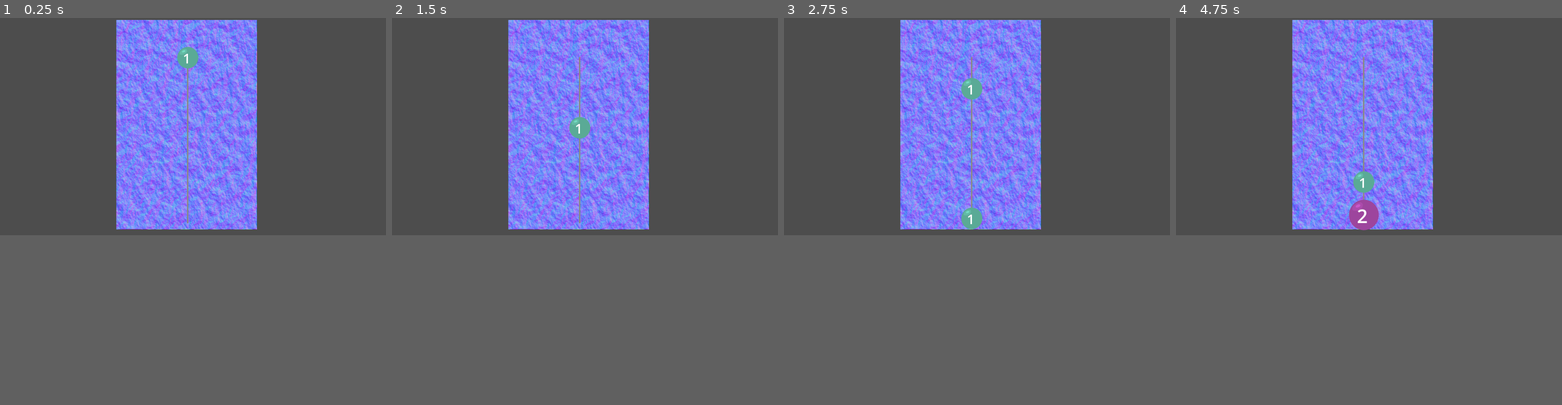
Above: before the commit, frames 1-4 (left to right).
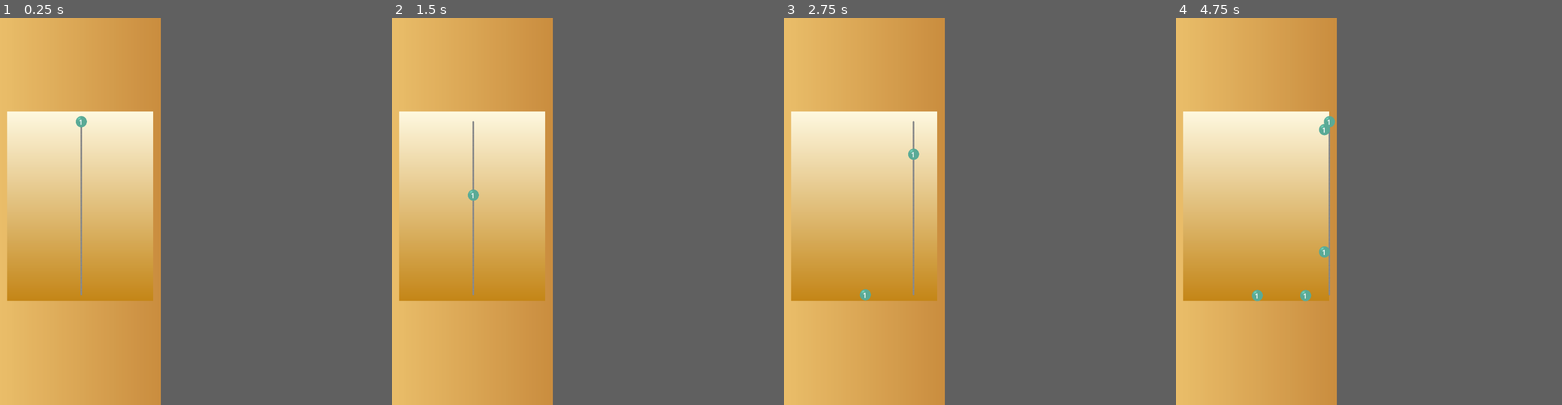
Above: after the commit, the same moments.

Repository: fteppe/ball-2048
Game: Godot game, scene res://MainMap.tscn
The game is run twice, just before and just after one commit, with the same random seed, the same clock (stepped at 60 frames per second) and the same inputs.
Inputs (mouse positions are in pixels of both pictures, inside the frame that each line leads up to):
- Up to frame 1 (0.25 s): no input
- Up to frame 2 (1.5 s): tap Enter at 0.5 s; move the mouse to (669, 114) at 0.52 s; click (669, 114) at 0.67 s; move the mouse to (507, 137) at 1.27 s; click (507, 137) at 1.42 s
- Up to frame 3 (2.75 s): move the mouse to (1015, 79) at 2.02 s; click (1015, 79) at 2.17 s
- Up to frame 4 (4.75 s): move the mouse to (1349, 168) at 2.77 s; click (1349, 168) at 2.92 s; move the mouse to (1484, 157) at 3.52 s; click (1484, 157) at 3.67 s; move the mouse to (1253, 95) at 4.27 s; click (1253, 95) at 4.42 s
In our replay, the window is 799x449 before the commit and 333x800 after it. These sizes can differ from the game's own. Grey fills any space a smaller window leaves; there, only what the larger window draws over its background counts as a difference.

The runs differ from the first frame. In frame 1, 48% of the frame differs, in the area x 0-67%, y 0-100%; in frame 2, 48%; in frame 3, 48%; in frame 4, 48%.

Commit message:
More improvements to ball spawning and visuals

Diff:
--- a/MainMap.tscn
+++ b/MainMap.tscn
@@ -4,19 +4,34 @@
 [ext_resource type="PhysicsMaterial" uid="uid://cw1s4rm6ufa6y" path="res://ground_phy_material.tres" id="2_x4u1r"]
 [ext_resource type="PackedScene" uid="uid://cxmrdjcdiqobc" path="res://BallSpawner.tscn" id="3_cccdv"]
 
+[sub_resource type="Gradient" id="Gradient_x4u1r"]
+colors = PackedColorArray(0.6971134, 0.41006282, 0.12067657, 1, 0.9932057, 0.8604826, 0.5155607, 1)
+
+[sub_resource type="GradientTexture2D" id="GradientTexture2D_h7suj"]
+gradient = SubResource("Gradient_x4u1r")
+
+[sub_resource type="Gradient" id="Gradient_cccdv"]
+colors = PackedColorArray(0.76862746, 0.5254902, 0.09411765, 1, 0.9957836, 0.9714928, 0.8725431, 1)
+
+[sub_resource type="GradientTexture2D" id="GradientTexture2D_x4u1r"]
+gradient = SubResource("Gradient_cccdv")
+
 [sub_resource type="WorldBoundaryShape2D" id="WorldBoundaryShape2D_x0drn"]
-
-[sub_resource type="FastNoiseLite" id="FastNoiseLite_cccdv"]
-frequency = 0.02
-fractal_gain = 0.53
-
-[sub_resource type="NoiseTexture2D" id="NoiseTexture2D_knh7k"]
-generate_mipmaps = false
-noise = SubResource("FastNoiseLite_cccdv")
-as_normal_map = true
 
 [node name="Mainmap" type="Node2D" unique_id=151565199]
 script = ExtResource("1_ifu8d")
+
+[node name="Background2" type="Sprite2D" parent="." unique_id=1539363545 groups=["balls"]]
+position = Vector2(307.0001, 267.9999)
+rotation = 3.1415925
+scale = Vector2(21.515491, 27.692846)
+texture = SubResource("GradientTexture2D_h7suj")
+
+[node name="Background" type="Sprite2D" parent="Background2" unique_id=1255627473]
+position = Vector2(1.8126516, -1.3721981)
+rotation = 1.5707964
+scale = Vector2(0.38277036, 0.38172495)
+texture = SubResource("GradientTexture2D_x4u1r")
 
 [node name="Left" type="StaticBody2D" parent="." unique_id=437479823]
 position = Vector2(0, 285)
@@ -42,14 +57,15 @@
 [node name="CollisionShape2D" type="CollisionShape2D" parent="Right" unique_id=131518884]
 shape = SubResource("WorldBoundaryShape2D_x0drn")
 
-[node name="Background" type="Sprite2D" parent="." unique_id=1255627473]
-position = Vector2(268.00003, 255)
-scale = Vector2(1.0311354, 1.5357156)
-texture = SubResource("NoiseTexture2D_knh7k")
-
 [node name="Camera2D" type="Camera2D" parent="." unique_id=1568816171]
-position = Vector2(292, 262)
-zoom = Vector2(0.795, 0.795)
+position = Vector2(269, 325)
+zoom = Vector2(0.865, 0.865)
 
 [node name="BallSpawner" parent="." unique_id=1389751439 instance=ExtResource("3_cccdv")]
 position = Vector2(272, 3)
+
+[node name="RightSpawner" type="Node2D" parent="." unique_id=2055569934]
+position = Vector2(531, 0)
+
+[node name="LeftSpawner" type="Node2D" parent="." unique_id=1135056190]
+position = Vector2(7, 0)
--- a/ball.gd
+++ b/ball.gd
@@ -7,10 +7,13 @@
 var size : int
 var initial_rotation : float
 
+func get_radius():
+	return ($CollisionShape2D.shape as CircleShape2D).radius
+
 func update_size_from_rank():
 	size = pow(2, rank - 1)
 	$Visuals/Label.text = str(size)
-	var radius_from_rank = pow(sqrt(2), rank - 1) * 4
+	var radius_from_rank = sqrt(rank) * 2
 	($CollisionShape2D.shape as CircleShape2D).radius = radius_from_rank * 10
 	$Visuals.scale = Vector2(radius_from_rank, radius_from_rank)
 	$Visuals/Sprite2D.modulate = rank_colors[clamp(rank - 1, 0 , rank_colors.size())]
--- a/ball_spawner.gd
+++ b/ball_spawner.gd
@@ -4,6 +4,7 @@
 var ball_scene = load("res://Ball.tscn")
 var is_held : bool = false
 var last_dropped_ball : Ball
+var held_ball : Ball
 # Called when the node enters the scene tree for the first time.
 func _ready():
 	generate_ball()
@@ -16,9 +17,10 @@
 func generate_ball():
 	if last_dropped_ball:
 		last_dropped_ball.body_entered.disconnect(ball_collided)
-	last_dropped_ball = ball_scene.instantiate()
-	self.add_child(last_dropped_ball)
-	last_dropped_ball.process_mode = Node.PROCESS_MODE_DISABLED
+	last_dropped_ball = null
+	held_ball = ball_scene.instantiate()
+	self.add_child(held_ball)
+	held_ball.process_mode = Node.PROCESS_MODE_DISABLED
 
 func ball_collided(body):
 	generate_ball()
@@ -27,13 +29,20 @@
 	if event is InputEventMouseButton:
 		if event.pressed && event.button_index == 1:
 			is_held = true
-		if event.is_released() && event.button_index == 1 && is_held:
+		if event.is_released() && event.button_index == 1 && is_held && held_ball:
 			is_held = false
-			last_dropped_ball.body_entered.connect(ball_collided)
-			last_dropped_ball.process_mode = Node.PROCESS_MODE_INHERIT
-			self.remove_child(last_dropped_ball)
+			held_ball.body_entered.connect(ball_collided)
+			held_ball.process_mode = Node.PROCESS_MODE_INHERIT
+			last_dropped_ball = held_ball
+			self.remove_child(held_ball)
+			held_ball = null
 			last_dropped_ball.global_position = $SpawnPoint.global_position
 			self.get_parent().add_child(last_dropped_ball)
 
+func get_held_ball_radius() :
+	if last_dropped_ball:
+		return last_dropped_ball.get_radius()
+	return 0.
+
 func get_is_held():
 	return is_held
--- a/main_map.gd
+++ b/main_map.gd
@@ -15,6 +15,7 @@
 func _unhandled_input(event):
 	var current_mouse_pos = $BallSpawner.get_global_mouse_position().x
 	if event is InputEventMouseMotion && $BallSpawner.get_is_held():
-		$BallSpawner.global_position.x = clampf($BallSpawner.global_position.x + current_mouse_pos - previous_mouse_pos_x, $Left.global_position.x,  $Right.global_position.x)
+		var held_ball_radius = $BallSpawner.get_held_ball_radius()
+		$BallSpawner.global_position.x = clampf($BallSpawner.global_position.x + current_mouse_pos - previous_mouse_pos_x, $LeftSpawner.global_position.x + held_ball_radius,  $RightSpawner.global_position.x - held_ball_radius)
 
 	previous_mouse_pos_x = current_mouse_pos
--- a/project.godot
+++ b/project.godot
@@ -19,6 +19,11 @@
 config/features=PackedStringArray("4.7", "Mobile")
 config/icon="res://icon.svg"
 
+[display]
+
+window/size/viewport_width=500
+window/size/viewport_height=1200
+
 [physics]
 
 3d/physics_engine="Jolt Physics"
